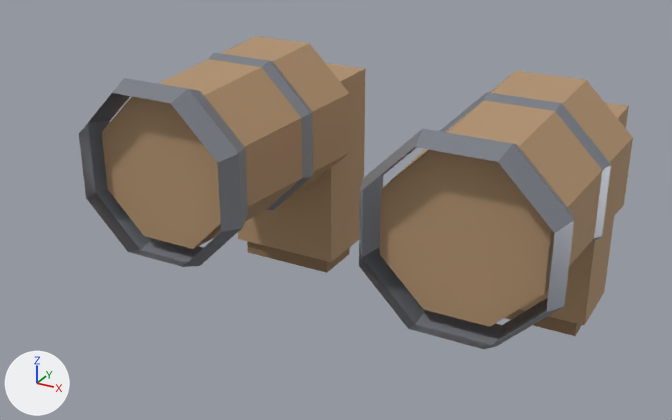
An edit to the glTF model client/public/models/armour/boots_tall.glb, drawn before and after from the same camera.
Rendered twice from a 50 mm camera at (0.626, -1.491, 0.519) aimed at (-0.026, -0.307, -0.073). Every picture has the same lights, and +X, +Y and +Z are marked at lower left. The first picture is the older version. Vertices at exactly the same position are counted once.

Names of what the first picture shows: 'FootL', 'FootR', 'LowerLegL', 'LowerLegR'.
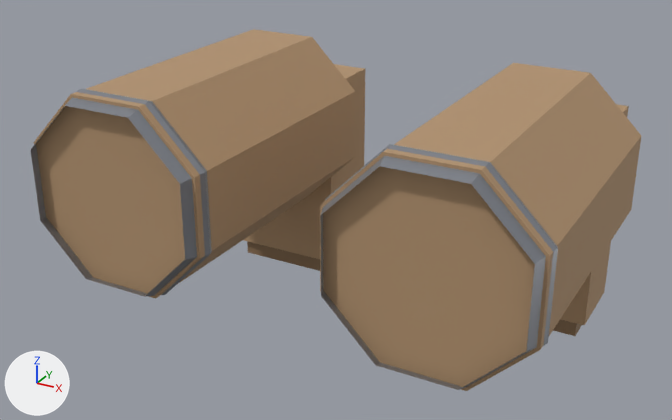
Location of each change, (x1, y1, x2, y2) in pixels of the pictures (672 x 420 px; the box of a moved part takes in the faces that stretch with it):
'LowerLegL', reshaped (17% wider, 18% taller)
    before: (359, 71, 633, 349)
    after: (320, 63, 641, 391)
'LowerLegR', reshaped (20% wider, 17% taller)
    before: (79, 36, 349, 267)
    after: (31, 29, 355, 299)
part 1 of me_lowerlegl_001, moved or reshaped
    before: (359, 128, 574, 349)
    after: (320, 144, 558, 390)
part 2 of me_lowerlegl_001, moved or reshaped
    before: (380, 71, 633, 327)
    after: (320, 63, 641, 391)
part 3 of me_lowerlegr_001, moved or reshaped
    before: (79, 78, 248, 267)
    after: (31, 88, 212, 296)
part 4 of me_lowerlegr_001, moved or reshaped
    before: (102, 36, 349, 249)
    after: (34, 29, 355, 299)

Patch to the scene script:
```diff
--- a/client/public/models/armour/boots_tall.glb.py
+++ b/client/public/models/armour/boots_tall.glb.py
@@ me_lowerlegl_001 @@
-me_lowerlegl_001.from_pydata(...)  # 64 vertices, 92 faces; spans x 0.1..0.384, y -0.495..-0.11, z -0.142..0.142
-me_lowerlegl_001.vertices[0].co = (0.376, -0.11, 0.055)  # pixel (632, 137)
-me_lowerlegl_001.vertices[1].co = (0.297, -0.11, 0.134)  # pixel (586, 80)
-me_lowerlegl_001.vertices[2].co = (0.187, -0.11, 0.134)  # pixel (515, 70)
-me_lowerlegl_001.vertices[3].co = (0.108, -0.11, 0.055)
-me_lowerlegl_001.vertices[4].co = (0.108, -0.11, -0.055)
-me_lowerlegl_001.vertices[5].co = (0.187, -0.11, -0.134)
-me_lowerlegl_001.vertices[6].co = (0.297, -0.11, -0.134)
-me_lowerlegl_001.vertices[7].co = (0.376, -0.11, -0.055)  # pixel (623, 205)
-me_lowerlegl_001.vertices[8].co = (0.357, -0.46, 0.048)
-me_lowerlegl_001.vertices[9].co = (0.29, -0.46, 0.115)
-me_lowerlegl_001.vertices[10].co = (0.194, -0.46, 0.115)  # pixel (430, 149)
-me_lowerlegl_001.vertices[11].co = (0.127, -0.46, 0.048)  # pixel (381, 189)
-me_lowerlegl_001.vertices[12].co = (0.127, -0.46, -0.048)  # pixel (379, 254)
-me_lowerlegl_001.vertices[13].co = (0.194, -0.46, -0.115)  # pixel (423, 309)
-me_lowerlegl_001.vertices[14].co = (0.29, -0.46, -0.115)  # pixel (489, 326)
-me_lowerlegl_001.vertices[15].co = (0.357, -0.46, -0.048)  # pixel (544, 293)
+me_lowerlegl_001.from_pydata(...)  # 64 vertices, 92 faces; spans x 0.093..0.391, y -0.588..-0.11, z -0.149..0.149
+# me_lowerlegl_001 part 1: the loose piece of 24 vertices spanning x 0.1..0.384, y -0.495..-0.425, z -0.142..0.142 is scaled about its middle by (1.04, 1.09, 1.04), then moved by (0.0, -0.09, 0.0)
+# me_lowerlegl_001 part 2
+me_lowerlegl_001.vertices[0].co = (0.388, -0.11, 0.06)  # pixel (641, 135)
+me_lowerlegl_001.vertices[1].co = (0.302, -0.11, 0.146)  # pixel (590, 72)
+me_lowerlegl_001.vertices[2].co = (0.182, -0.11, 0.146)  # pixel (513, 62)
+me_lowerlegl_001.vertices[3].co = (0.096, -0.11, 0.06)
+me_lowerlegl_001.vertices[4].co = (0.096, -0.11, -0.06)
+me_lowerlegl_001.vertices[5].co = (0.182, -0.11, -0.146)
+me_lowerlegl_001.vertices[6].co = (0.302, -0.11, -0.146)
+me_lowerlegl_001.vertices[7].co = (0.388, -0.11, -0.06)  # pixel (631, 209)
+me_lowerlegl_001.vertices[8].co = (0.388, -0.57, 0.06)  # pixel (549, 255)
+me_lowerlegl_001.vertices[9].co = (0.302, -0.57, 0.146)  # pixel (481, 169)
+me_lowerlegl_001.vertices[10].co = (0.182, -0.57, 0.146)  # pixel (383, 151)
+me_lowerlegl_001.vertices[11].co = (0.096, -0.57, 0.06)  # pixel (319, 205)
+me_lowerlegl_001.vertices[12].co = (0.096, -0.57, -0.06)  # pixel (320, 291)
+me_lowerlegl_001.vertices[13].co = (0.182, -0.57, -0.146)  # pixel (378, 365)
+me_lowerlegl_001.vertices[14].co = (0.302, -0.57, -0.146)  # pixel (466, 391)
+me_lowerlegl_001.vertices[15].co = (0.388, -0.57, -0.06)  # pixel (540, 349)
+# other edits to the shape of me_lowerlegl_001 do not show in these pictures
 me_lowerlegl_001.materials.append(mat_wood)
@@ me_lowerlegr_001 @@
-me_lowerlegr_001.from_pydata(...)  # 64 vertices, 92 faces; spans x -0.384..-0.1, y -0.495..-0.11, z -0.142..0.142
-me_lowerlegr_001.vertices[0].co = (-0.108, -0.11, 0.055)  # pixel (349, 93)
-me_lowerlegr_001.vertices[1].co = (-0.187, -0.11, 0.134)  # pixel (309, 43)
-me_lowerlegr_001.vertices[2].co = (-0.297, -0.11, 0.134)  # pixel (256, 36)
-me_lowerlegr_001.vertices[3].co = (-0.376, -0.11, 0.055)
-me_lowerlegr_001.vertices[4].co = (-0.376, -0.11, -0.055)
-me_lowerlegr_001.vertices[5].co = (-0.297, -0.11, -0.134)
-me_lowerlegr_001.vertices[6].co = (-0.187, -0.11, -0.134)
-me_lowerlegr_001.vertices[7].co = (-0.108, -0.11, -0.055)  # pixel (348, 153)
-me_lowerlegr_001.vertices[8].co = (-0.127, -0.46, 0.048)
-me_lowerlegr_001.vertices[9].co = (-0.194, -0.46, 0.115)
-me_lowerlegr_001.vertices[10].co = (-0.29, -0.46, 0.115)  # pixel (131, 96)
-me_lowerlegr_001.vertices[11].co = (-0.357, -0.46, 0.048)  # pixel (101, 132)
-me_lowerlegr_001.vertices[12].co = (-0.357, -0.46, -0.048)  # pixel (107, 189)
-me_lowerlegr_001.vertices[13].co = (-0.29, -0.46, -0.115)  # pixel (144, 236)
-me_lowerlegr_001.vertices[14].co = (-0.194, -0.46, -0.115)  # pixel (193, 249)
-me_lowerlegr_001.vertices[15].co = (-0.127, -0.46, -0.048)
+me_lowerlegr_001.from_pydata(...)  # 64 vertices, 92 faces; spans x -0.391..-0.093, y -0.588..-0.11, z -0.149..0.149
+# me_lowerlegr_001 part 3: the loose piece of 24 vertices spanning x -0.384..-0.1, y -0.495..-0.425, z -0.142..0.142 is scaled about its middle by (1.04, 1.09, 1.04), then moved by (0.0, -0.09, 0.0)
+# me_lowerlegr_001 part 4
+me_lowerlegr_001.vertices[0].co = (-0.096, -0.11, 0.06)  # pixel (355, 91)
+me_lowerlegr_001.vertices[1].co = (-0.182, -0.11, 0.146)  # pixel (311, 36)
+me_lowerlegr_001.vertices[2].co = (-0.302, -0.11, 0.146)  # pixel (253, 29)
+me_lowerlegr_001.vertices[3].co = (-0.388, -0.11, 0.06)
+me_lowerlegr_001.vertices[4].co = (-0.388, -0.11, -0.06)
+me_lowerlegr_001.vertices[5].co = (-0.302, -0.11, -0.146)
+me_lowerlegr_001.vertices[6].co = (-0.182, -0.11, -0.146)
+me_lowerlegr_001.vertices[7].co = (-0.096, -0.11, -0.06)  # pixel (354, 157)
+me_lowerlegr_001.vertices[8].co = (-0.096, -0.57, 0.06)  # pixel (194, 177)
+me_lowerlegr_001.vertices[9].co = (-0.182, -0.57, 0.146)  # pixel (138, 106)
+me_lowerlegr_001.vertices[10].co = (-0.302, -0.57, 0.146)  # pixel (70, 94)
+me_lowerlegr_001.vertices[11].co = (-0.388, -0.57, 0.06)  # pixel (33, 142)
+me_lowerlegr_001.vertices[12].co = (-0.388, -0.57, -0.06)
+me_lowerlegr_001.vertices[13].co = (-0.302, -0.57, -0.146)
+me_lowerlegr_001.vertices[14].co = (-0.182, -0.57, -0.146)  # pixel (155, 298)
+me_lowerlegr_001.vertices[15].co = (-0.096, -0.57, -0.06)  # pixel (199, 258)
+# other edits to the shape of me_lowerlegr_001 do not show in these pictures
 me_lowerlegr_001.materials.append(mat_wood)
```
